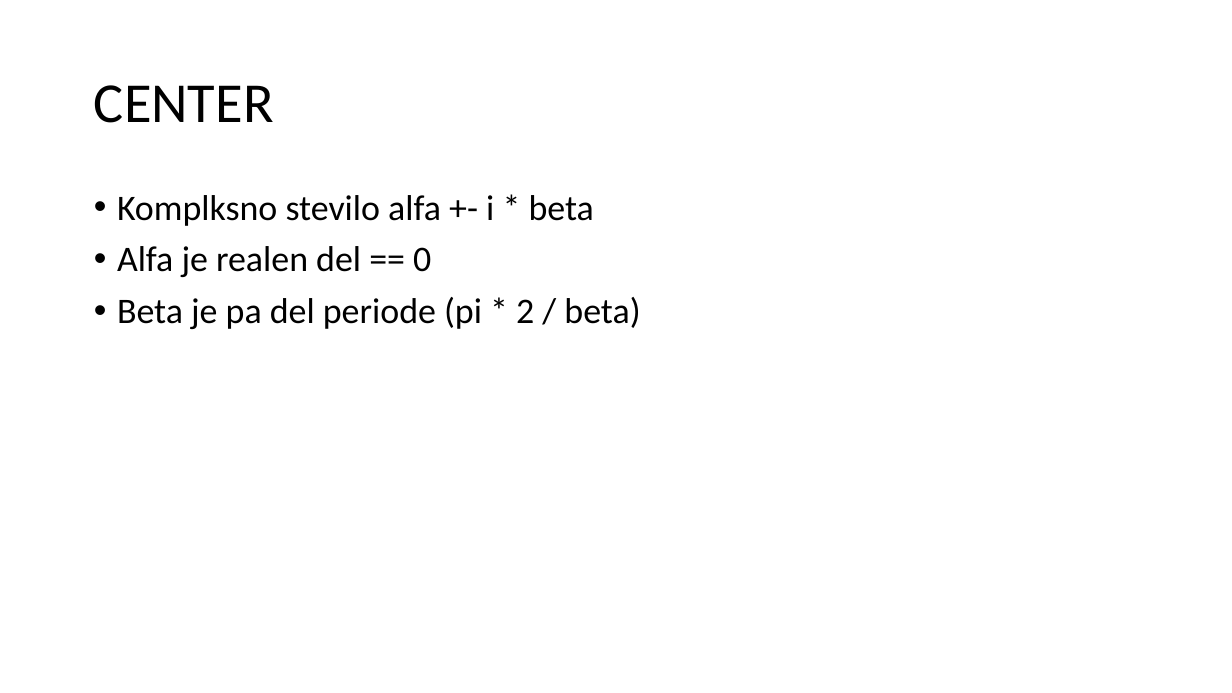
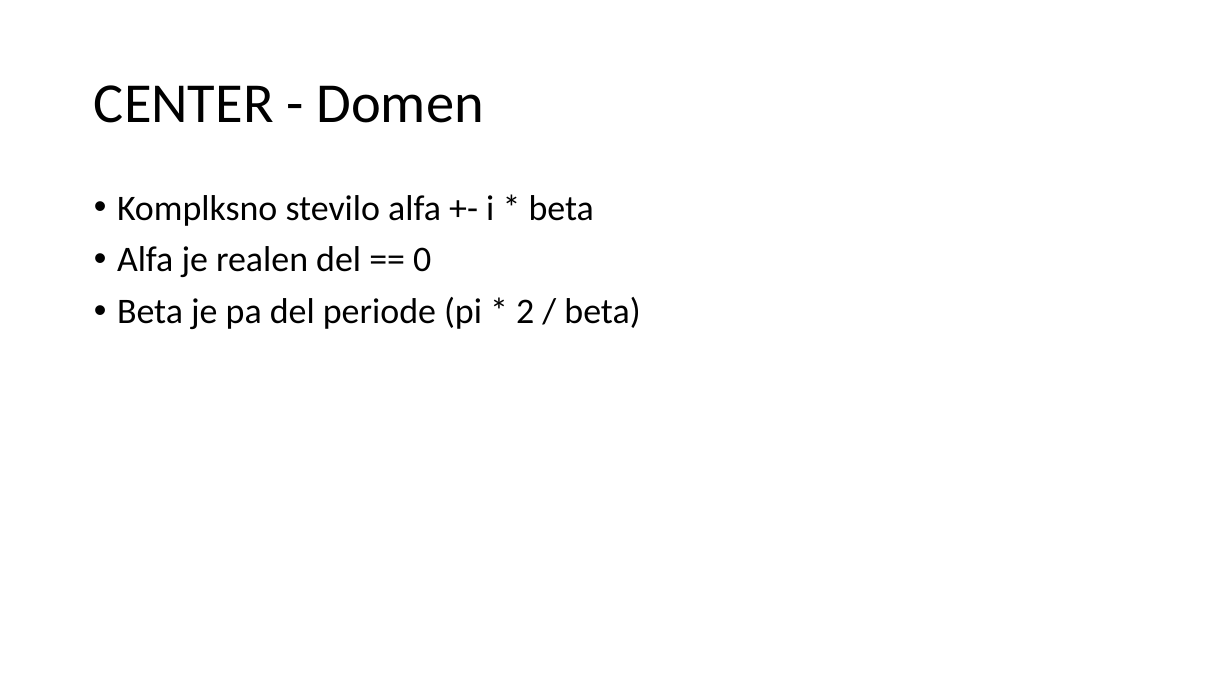
Before and after one commit to DomenMohorcic/Population-dynamics-in-the-food-chain, a slide deck: slide 11 of docs/predstavitev_text.pptx. Drawn at 1232x693 pixels with LibreOffice and Linux fonts; fonts in the diff are those of the drawing. Boxes give left, top, right and bottom in pixels: in the first picture for what was removed or moved away, otherwise in the second. Text is boxed around its words. In the diff, an @@ line names an element or a change of style, - is before the commit and + after.

```diff
--- a/docs/predstavitev_text.pptx
+++ b/docs/predstavitev_text.pptx
@@ title at box(94, 85, 483, 123): text changed @@
-CENTER
+CENTER - Domen
```
Also in this commit, not shown: 11 other slides changed, 1 other file.
